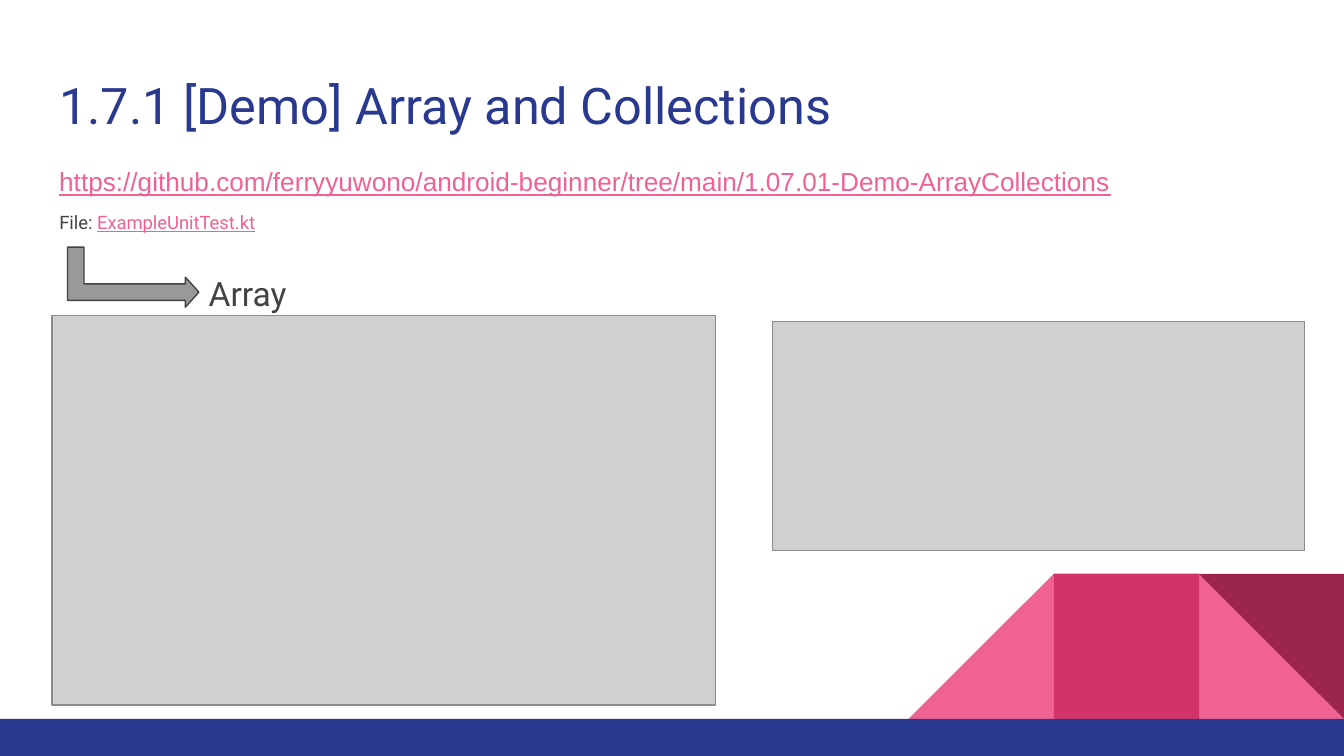
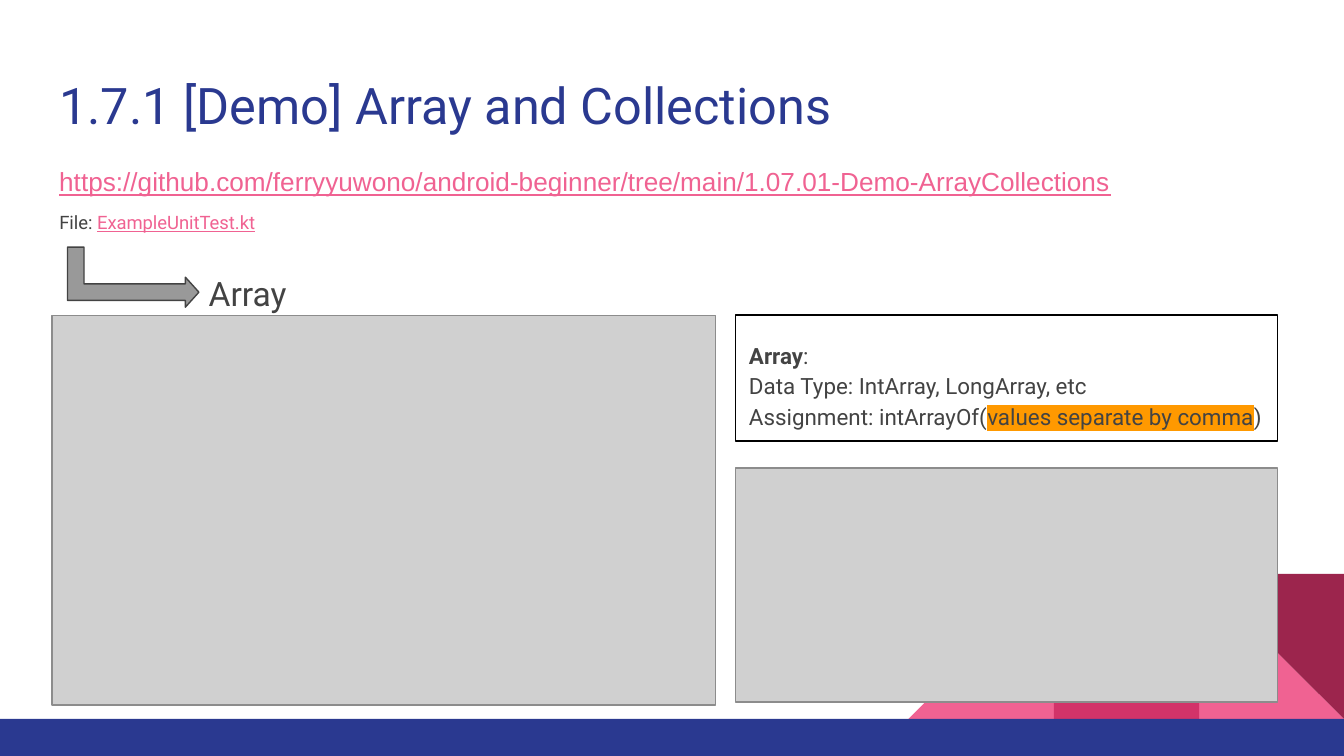
Before and after one commit to ferryyuwono/android-beginner, a slide deck: slide 24 of Beginner Level for Android Development using Kotlin - Module 1.pptx. Drawn at 1344x756 pixels with LibreOffice and Linux fonts; fonts in the diff are those of the drawing; grey boxes stand for pictures. Boxes give left, top, right and bottom in pixels: in the first picture for what was removed or moved away, otherwise in the second. Text is boxed around its words. In the diff, an @@ line names an element or a change of style, - is before the commit and + after.

```diff
--- a/Beginner Level for Android Development using Kotlin - Module 1.pptx
+++ b/Beginner Level for Android Development using Kotlin - Module 1.pptx
@@ rectangle added at (735, 314, 1277, 441), outline #000000 0.75 pt, 12 pt, text #434343 @@
+Array:
+Data Type: IntArray, LongArray, etc
+Assignment: intArrayOf(values separate by comma)
@@ picture: place and size @@
-picture at (773, 321, 1305, 551)
+picture at (735, 468, 1277, 702)
```
Also in this commit, not shown: 10 other slides changed, 7 slides added, 7 slides removed.
